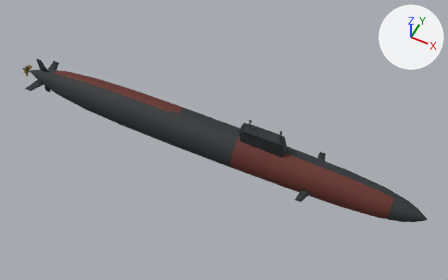
Renders of the Blender file SilentDepth_Assets/Submarines/SSN/USA/Los_Angeles/Blend/US_SSN_LosAngeles_MASTER.blend from each side of a commit.
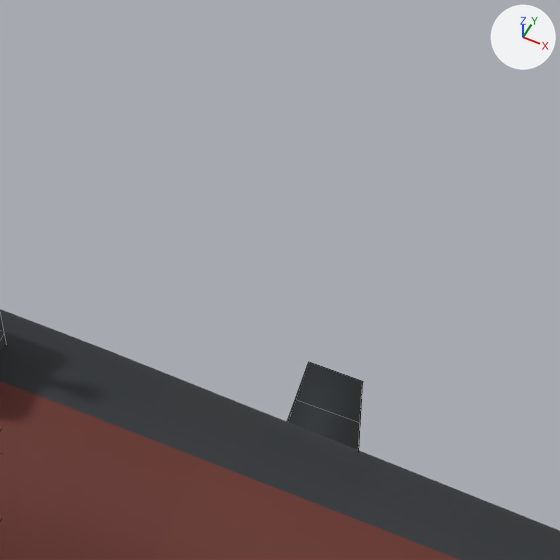
The first picture shows the older version from a camera (50 mm lens) standing at (49.8, -91.2, 115.3) and looking at (4.0, 0.4, 0.8). The close-ups show the older and then the newer version on the part from 64% to 77% of the width and 40% to 62% of the height of that picture. Only the edits that show in the close-ups are written down. Every picture has the same lights, and +X, +Y and +Z are marked at upper right. The close-ups show mesh edges as thin lines.

Names of what the first close-up shows: 'SUB_BowPlane_P', 'SUB_Hull' and 1 more.
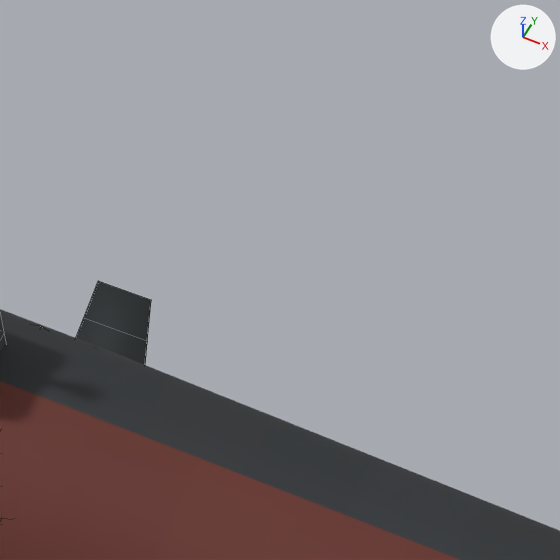
The change, as a list of edits to the scene's bpy script:
```text
Change me_bowplane_p:
    used by ob_sub_bowplane_p; location = (0.0, 0.0, 0.0)
    remove me_bowplane_p.from_pydata(...)  # 16 vertices, 14 faces; spans x 26.35..29.2, y 3.89..8.09, z -0.15..0.15
    add me_bowplane_p.from_pydata(...)  # 16 vertices, 14 faces; spans x 20.35..23.2, y 4.04..8.24, z -0.15..0.15
    me_bowplane_p part 1: the whole mesh is moved by (-6.0, 0.16, 0.0)
```

Where the change shows, as pixel boxes (x1, y1, x2, y2) in the close-ups (560 x 560 px):
'SUB_BowPlane_P', moved: before (287, 362, 363, 450); after (76, 281, 151, 365)
